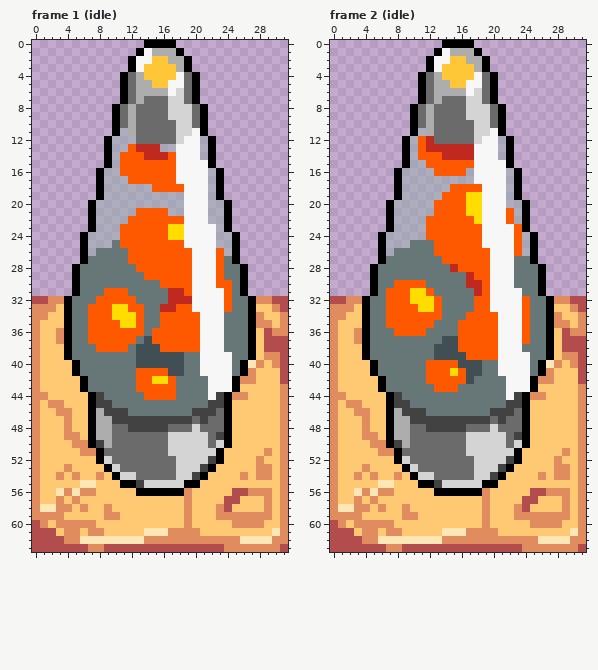
Two states of a pixel-art file, Assets/Assets/towers.aseprite. Above, as it was before the edit.
32x64 pixels, 4 frames. Shown: frame 1 (idle), frame 2 (idle). The commit also changed other frames, which this record leaves out.
Once edited:
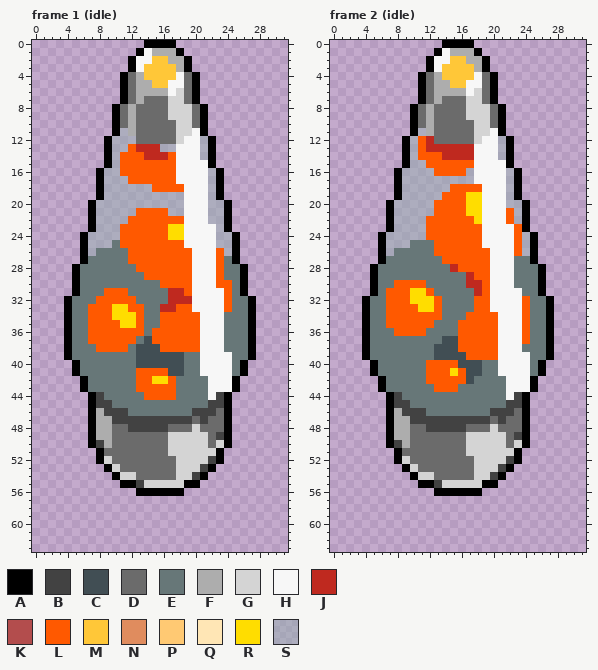
Palette (. is transparent): A #000000  B #424242  C #414e54  D #6b6b6b  E #677778  F #adadad  G #d4d4d4  H #f7f7f7  J #bf291f  K #b34d4d  L #ff5900  M #ffc738  N #e08c5e  P #ffc973  Q #ffe6b5  R #ffdd00  S #97afb081
The exact change:
layer "piso" now hidden
--- frame 1 (idle)
@@ x 0..31 @@
 31 .....AEEELLLEEEEEJJLHHHHLEA.....
-32 KKNNAEEELLLLLEEEEJJJHHHHLEEANNKK
-33 NNNPAEELLLRRLLEEJJLLHHHHLEEAPPNK
-34 NNPPAEELLLRRRLEELLLLLHHHEEEANPPN
-35 NPPPAEELLLLRRLEELLLLLHHHEEEANNPN
-36 NPPNAEELLLLLLLELLLLLLHHHEEEAPKNN
-37 NPPNAEELLLLLLECLLLLLLHHHEEEAPKKK
-38 NPPPAEEELLLLECCCLLLLLHHHEEEAPKKK
-39 NPPPAEEEEEEEECCCCCCEEHHHHEEAPNNK
-40 NPPPPAEEEEEEECCCCCCEEHHHHEAQNPNK
-41 NPPPPAEEEEEEELLLLCCEEHHHHEANPPPK
-42 NPPPPPAEEEEEELLRRLEEEEHHHANNPPPK
-43 NPPPPPAEEEEEELLLLLEEEEHHHAPPPPPN
-44 NNPPPPPABEEEEELLLLEEEEHBANNPPPPN
-45 NPNNPPPABBEEEEEEEEEEEEBBAPPPPPPN
-46 NPPNNPPAFBBBEEEEEEEEBBBDAPPPPPPN
-47 NPPPNPPAFFBBBBBBBBBBDBDDAPPPPPPN
-48 NPPPNPPAFFDDBBBBBDDDGDDDAPPPPPPN
-49 NPPPNNPAFFDDDDDDDGGGGGDBAPPPPPPN
-50 NPPPPNNABFDDDDDDDGGGGGDGAPPPPPPN
-51 NPPPPPNNADDDDDDDDGGGGGGAPPPPPNPN
-52 NPPPPPPPAGDDDDDDDDGGGGBAPPPPNPPN
-53 NPPPNPPPPAGDDDDDDDGGGBAPPPPPNNPN
-54 NPPNPNPPNPAGGDDDDDGGBAPPPPNPNNPN
-55 NPPPPPQQPPPAABGGGGGAAPPPPPPPPPPN
-56 NPPQNQNNPPPPPAAAAAANPPPPPKKNNNPN
-57 NPPNPNPPPPPPPPPPPPPNPPPPKKPPPNPN
-58 NQQNNPNPPNPPPPPPPPPNPPPNKPPPPNPN
-59 NNNNPPPPPNNPPPPPPPPNPPPNNNNNNNPN
-60 KNPNNNNNPPPPPPPPPPPNPPPPPNNNNPPN
-61 KKKPNNPNNPPPPPQQQNNNNPPPPPPPPPQN
-62 KKKKNNQQQQQQQQNNNNNNNNNNNNQQQQNN
-63 KKKKKKKNNKKKKKKKKKKKKKKKNNNNNNNK
+32 ....AEEELLLLLEEEEJJJHHHHLEEA....
+33 ....AEELLLRRLLEEJJLLHHHHLEEA....
+34 ....AEELLLRRRLEELLLLLHHHEEEA....
+35 ....AEELLLLRRLEELLLLLHHHEEEA....
+36 ....AEELLLLLLLELLLLLLHHHEEEA....
+37 ....AEELLLLLLECLLLLLLHHHEEEA....
+38 ....AEEELLLLECCCLLLLLHHHEEEA....
+39 ....AEEEEEEEECCCCCCEEHHHHEEA....
+40 .....AEEEEEEECCCCCCEEHHHHEA.....
+41 .....AEEEEEEELLLLCCEEHHHHEA.....
+42 ......AEEEEEELLRRLEEEEHHHA......
+43 ......AEEEEEELLLLLEEEEHHHA......
+44 .......ABEEEEELLLLEEEEHBA.......
+45 .......ABBEEEEEEEEEEEEBBA.......
+46 .......AFBBBEEEEEEEEBBBDA.......
+47 .......AFFBBBBBBBBBBDBDDA.......
+48 .......AFFDDBBBBBDDDGDDDA.......
+49 .......AFFDDDDDDDGGGGGDBA.......
+50 .......ABFDDDDDDDGGGGGDGA.......
+51 ........ADDDDDDDDGGGGGGA........
+52 ........AGDDDDDDDDGGGGBA........
+53 .........AGDDDDDDDGGGBA.........
+54 ..........AGGDDDDDGGBA..........
+55 ...........AABGGGGGAA...........
+56 .............AAAAAA.............
+57 ................................
+58 ................................
+59 ................................
+60 ................................
+61 ................................
+62 ................................
+63 ................................
--- frame 2 (idle)
@@ x 0..31 @@
 31 .....AELLLRRLEEEEEJLHHHHEEA.....
-32 KKNNAEELLLRRRLEEEELLHHHHLEEANNKK
-33 NNNPAEELLLLRRLEEEELLHHHHLEEAPPNK
-34 NNPPAEELLLLLLLEEELLLLHHHLEEANPPN
-35 NPPPAEELLLLLLEEELLLLLHHHLEEANNPN
-36 NPPNAEEELLLLEEEELLLLLHHHLEEAPKNN
-37 NPPNAEEEEEEEEECCLLLLLHHHLEEAPKKK
-38 NPPPAEEEEEEEECCCLLLLLHHHEEEAPKKK
-39 NPPPAEEEEEEEECCCCLLLLHHHHEEAPNNK
-40 NPPPPAEEEEEELLLLCCCEEHHHHEAQNPNK
-41 NPPPPAEEEEEELLLRLCCEEHHHHEANPPPK
-42 NPPPPPAEEEEELLLLLCEEEEHHHANNPPPK
-43 NPPPPPAEEEEEELLLEEEEEEHHHAPPPPPN
-44 NNPPPPPABEEEEEEEEEEEEEHBANNPPPPN
-45 NPNNPPPABBEEEEEEEEEEEEBBAPPPPPPN
-46 NPPNNPPAFBBBEEEEEEEEBBBDAPPPPPPN
-47 NPPPNPPAFFBBBBBBBBBBDBDDAPPPPPPN
-48 NPPPNPPAFFDDBBBBBDDDGDDDAPPPPPPN
-49 NPPPNNPAFFDDDDDDDGGGGGDBAPPPPPPN
-50 NPPPPNNABFDDDDDDDGGGGGDGAPPPPPPN
-51 NPPPPPNNADDDDDDDDGGGGGGAPPPPPNPN
-52 NPPPPPPPAGDDDDDDDDGGGGBAPPPPNPPN
-53 NPPPNPPPPAGDDDDDDDGGGBAPPPPPNNPN
-54 NPPNPNPPNPAGGDDDDDGGBAPPPPNPNNPN
-55 NPPPPPQQPPPAABGGGGGAAPPPPPPPPPPN
-56 NPPQNQNNPPPPPAAAAAANPPPPPKKNNNPN
-57 NPPNPNPPPPPPPPPPPPPNPPPPKKPPPNPN
-58 NQQNNPNPPNPPPPPPPPPNPPPNKPPPPNPN
-59 NNNNPPPPPNNPPPPPPPPNPPPNNNNNNNPN
-60 KNPNNNNNPPPPPPPPPPPNPPPPPNNNNPPN
-61 KKKPNNPNNPPPPPQQQNNNNPPPPPPPPPQN
-62 KKKKNNQQQQQQQQNNNNNNNNNNNNQQQQNN
-63 KKKKKKKNNKKKKKKKKKKKKKKKNNNNNNNK
+32 ....AEELLLRRRLEEEELLHHHHLEEA....
+33 ....AEELLLLRRLEEEELLHHHHLEEA....
+34 ....AEELLLLLLLEEELLLLHHHLEEA....
+35 ....AEELLLLLLEEELLLLLHHHLEEA....
+36 ....AEEELLLLEEEELLLLLHHHLEEA....
+37 ....AEEEEEEEEECCLLLLLHHHLEEA....
+38 ....AEEEEEEEECCCLLLLLHHHEEEA....
+39 ....AEEEEEEEECCCCLLLLHHHHEEA....
+40 .....AEEEEEELLLLCCCEEHHHHEA.....
+41 .....AEEEEEELLLRLCCEEHHHHEA.....
+42 ......AEEEEELLLLLCEEEEHHHA......
+43 ......AEEEEEELLLEEEEEEHHHA......
+44 .......ABEEEEEEEEEEEEEHBA.......
+45 .......ABBEEEEEEEEEEEEBBA.......
+46 .......AFBBBEEEEEEEEBBBDA.......
+47 .......AFFBBBBBBBBBBDBDDA.......
+48 .......AFFDDBBBBBDDDGDDDA.......
+49 .......AFFDDDDDDDGGGGGDBA.......
+50 .......ABFDDDDDDDGGGGGDGA.......
+51 ........ADDDDDDDDGGGGGGA........
+52 ........AGDDDDDDDDGGGGBA........
+53 .........AGDDDDDDDGGGBA.........
+54 ..........AGGDDDDDGGBA..........
+55 ...........AABGGGGGAA...........
+56 .............AAAAAA.............
+57 ................................
+58 ................................
+59 ................................
+60 ................................
+61 ................................
+62 ................................
+63 ................................
